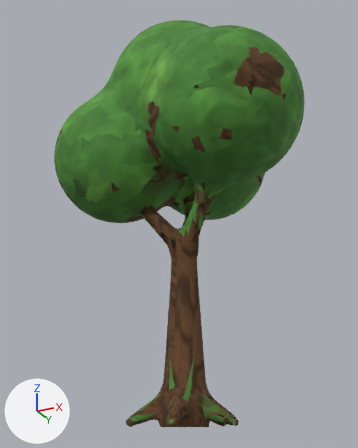
Before and after pictures for a commit that changed the glTF model priv/models/tree_edits.glb.
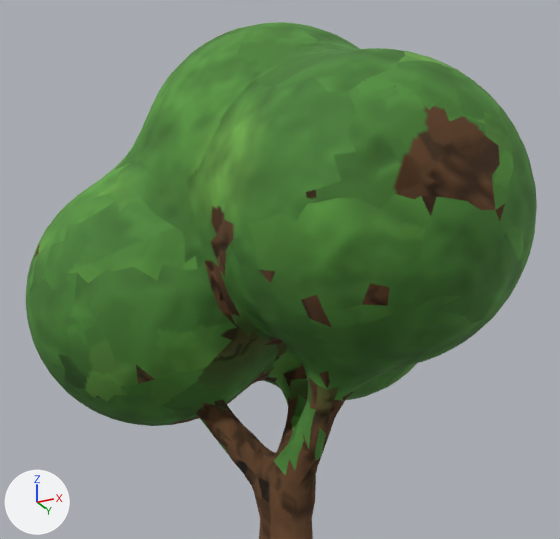
Each version is shown whole from a 50 mm camera at (2.51, -5.16, 0.03) aimed at (-0.13, 0.12, 2.4), then close up from a 50 mm camera at (2.13, -4.33, 1.52) aimed at (0.07, -0.21, 3.37). Every picture has the same lights, and +X, +Y and +Z are marked at lower left. The last two pictures show the newer version. Vertices at exactly the same position are counted once.

In view in the first close-up: 'tree_edits'.
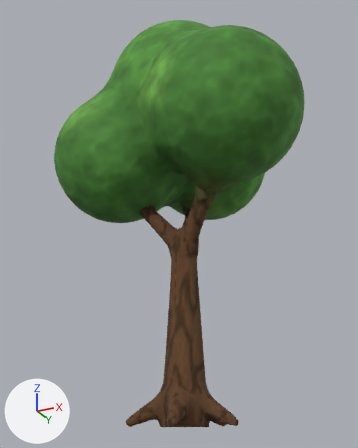
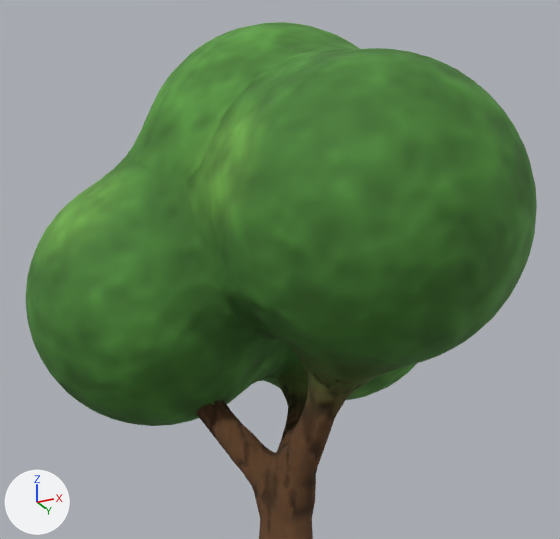
Patch to the scene script:
```diff
--- a/priv/models/tree_edits.glb.py
+++ b/priv/models/tree_edits.glb.py
@@ me_tree_edits @@
 me_tree_edits.from_pydata(...)  # 2989 vertices, 5988 faces; spans x -1.65..1.7, y -1.4..1.65, z 0.0..5.15
 # used by ob_tree_edits; location = (0.0, 0.0, 0.0)
+# me_tree_edits part 1
+# 15 vertices are removed from x 0.47..1.0, y -0.89..-0.41, z 2.56..2.71
+# 49 faces are deleted
+# 15 vertices are added at x 0.51..0.99, y -0.88..-0.42, z 2.56..2.7
+# 49 new faces join them
+# me_tree_edits part 2
+# 6 vertices are removed from x -0.71..-0.45, y -0.04..1.23, z 2.5..3.4
+# 33 faces are deleted
+# 2 vertices move from x -0.34..-0.3, y -0.13..0.87, z 2.5..2.82 to x -0.35..-0.31, y -0.13..0.93, z 2.51..2.84
+# 6 vertices are added at (-0.42, 0.84, 2.86), (-0.48, 0.85, 2.9), (-0.41, 0.71, 2.86), (-0.7, 1.21, 3.36), (-0.62, -0.1, 2.49), (-0.67, -0.03, 2.5)
+# 33 new faces join them
+# me_tree_edits part 3: 3992 kept faces spanning x -1.65..1.7, y -1.38..1.65, z 0.0..5.15 get new texture (UV) coordinates
 me_tree_edits.materials.append(mat_paint)
```

What differs and where, as boxes [x1, y1, x2, y2] in the close-ups (560 x 539 px; the box of a moved part takes in the faces that stretch with it):
part 1 of me_tree_edits, moved or reshaped: [289, 305, 416, 390] in both
part 2 of me_tree_edits, moved or reshaped: [171, 378, 277, 428] in both
part 3 of me_tree_edits, surface changed: [27, 22, 532, 502] in both
